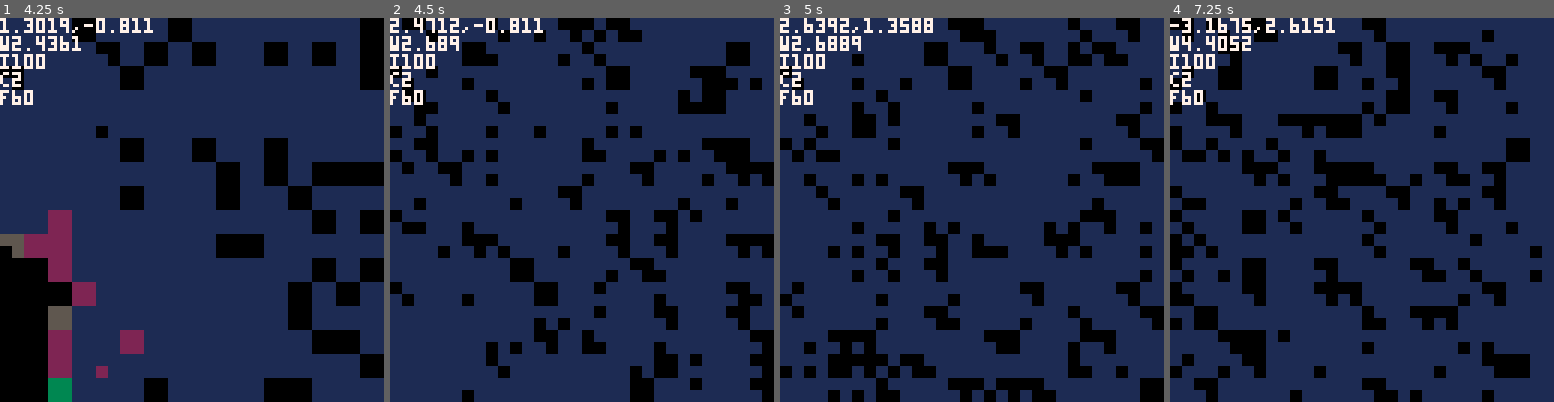
Above: before the commit, frames 1-4 (left to right).
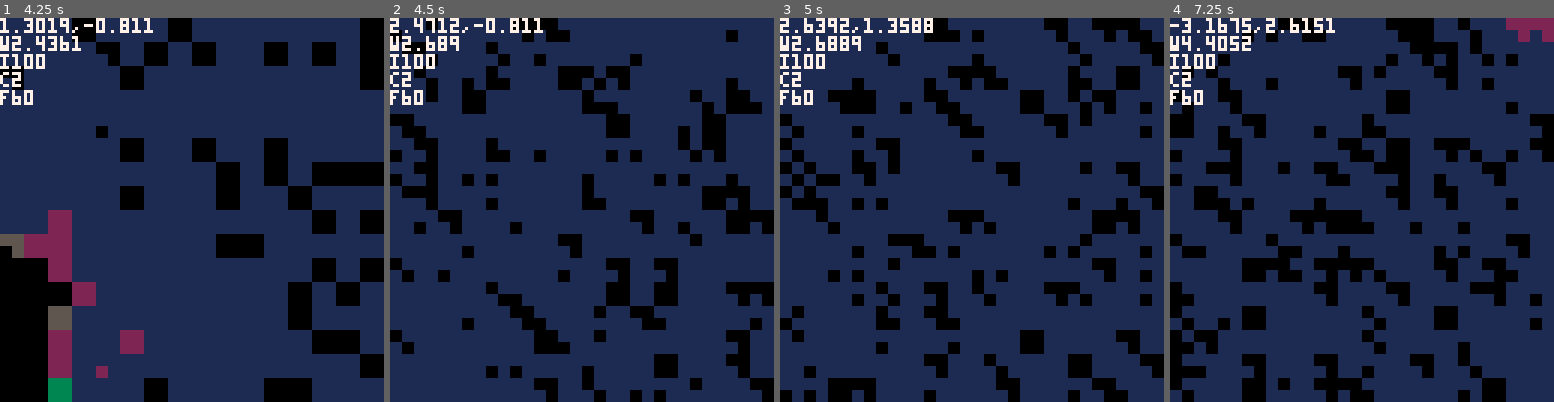
Above: after the commit, the same moments.

Repository: jcwilk/mandel1
Game: PICO-8 cartridge mandel1.p8
The game is run twice, just before and just after one commit, with the same random seed, the same clock (stepped at 60 frames per second) and the same inputs.
Inputs:
- Up to frame 1 (4.25 s): tap O (Z key) at 0.33, 0.7, 1.43, 2.22, 3.1, 3.98 s; tap X (X key) at 1.07, 2.07, 2.4, 2.73, 3.07, 3.4, 3.73, 4.07 s; hold Left 1.97-2.37 s; hold Down 2.42-2.82 s; hold Right 2.87-3.53 s; hold Up 3.58-4.08 s; hold Right from 4.13 s (still down)
- Up to frame 2 (4.5 s): keep holding Right; tap X (X key) at 4.4 s
- Up to frame 3 (5 s): release Right at 4.53 s; hold Down from 4.58 s (still down); tap X (X key) at 4.73 s; tap O (Z key) at 4.87 s
- Up to frame 4 (7.25 s): tap X (X key) every 0.33 s from 5.07 to 7.07 s; release Down at 5.08 s; hold Left 5.13-5.8 s; tap O (Z key) at 5.75, 6.63 s; hold Up 5.85-6.18 s; hold Left 6.23-6.63 s; hold Down 6.68-7.08 s; hold Right from 7.13 s (still down)

Frame 1 is identical in both runs. In frame 2, 30% of the frame differs, in the area x 0-100%, y 0-100%; in frame 3, 32%; in frame 4, 35%.

Commit message:
Add upper and lower limits to zoom

Diff:
--- a/mandel1.p8
+++ b/mandel1.p8
@@ -95,12 +95,18 @@
   end
  end
  if btn(4) then
-  moved=true
-  cam_width/=zoom_ratio
+  new_cam_width=cam_width/zoom_ratio
+  if new_cam_width > 0x0000.0040 then
+   cam_width=new_cam_width
+   moved=true
+  end
  end
  if btn(5) then
-  moved=true
-  cam_width*=zoom_ratio
+  new_cam_width=cam_width*zoom_ratio
+  if new_cam_width > 0 then
+   cam_width=new_cam_width
+   moved=true
+  end
  end
 end
 
Not shown, changed: index.html
Not shown, changed: index.js
